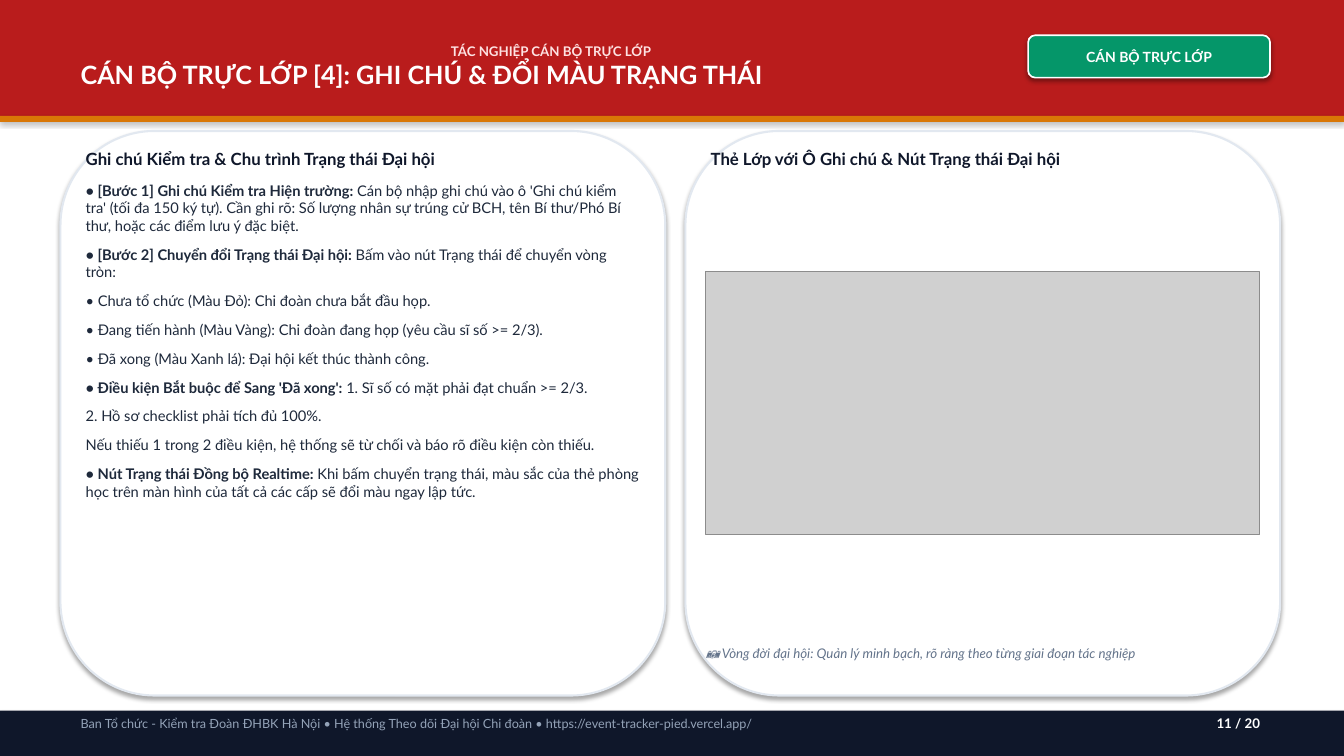
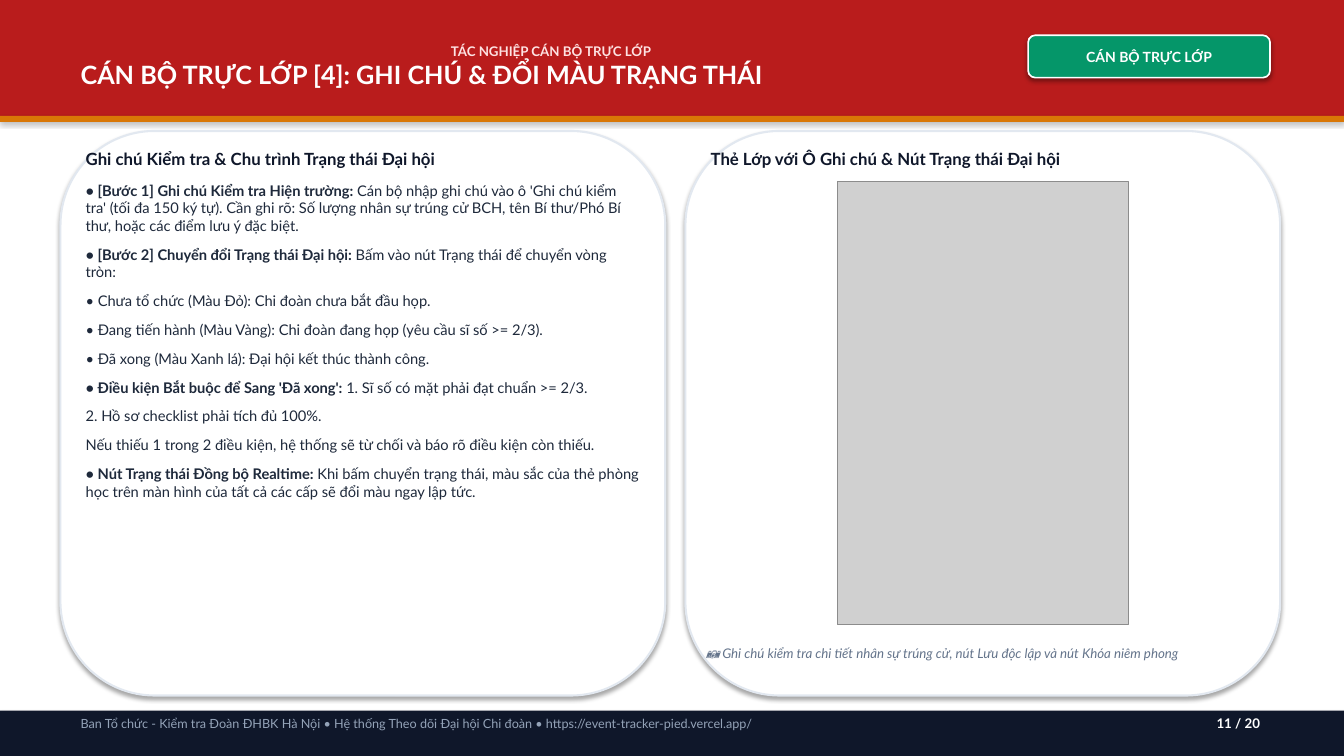
Before and after one commit to phamvietbach2006-max/Event-tracker, a slide deck: slide 11 of Huong_Dan_Su_Dung_He_Thong_Theo_Doi_Dai_Hoi.pptx. Drawn at 1344x756 pixels with LibreOffice and Linux fonts; fonts in the diff are those of the drawing; grey boxes stand for pictures. Boxes give left, top, right and bottom in pixels: in the first picture for what was removed or moved away, otherwise in the second. Text is boxed around its words. In the diff, an @@ line names an element or a change of style, - is before the commit and + after.

Commit message:
docs: audit and update presentation with crystal-clear live system screenshots

```diff
--- a/Huong_Dan_Su_Dung_He_Thong_Theo_Doi_Dai_Hoi.pptx
+++ b/Huong_Dan_Su_Dung_He_Thong_Theo_Doi_Dai_Hoi.pptx
@@ picture: place and size @@
-picture at box(706, 271, 1260, 534)
+picture at box(838, 181, 1129, 625)
@@ text at box(722, 647, 1178, 661): text changed @@
-📷 Vòng đời đại hội: Quản lý minh bạch, rõ ràng theo từng giai đoạn tác nghiệp
+📷 Ghi chú kiểm tra chi tiết nhân sự trúng cử, nút Lưu độc lập và nút Khóa niêm phong
```
Also in this commit, not shown: 13 other slides changed, 10 other files.
